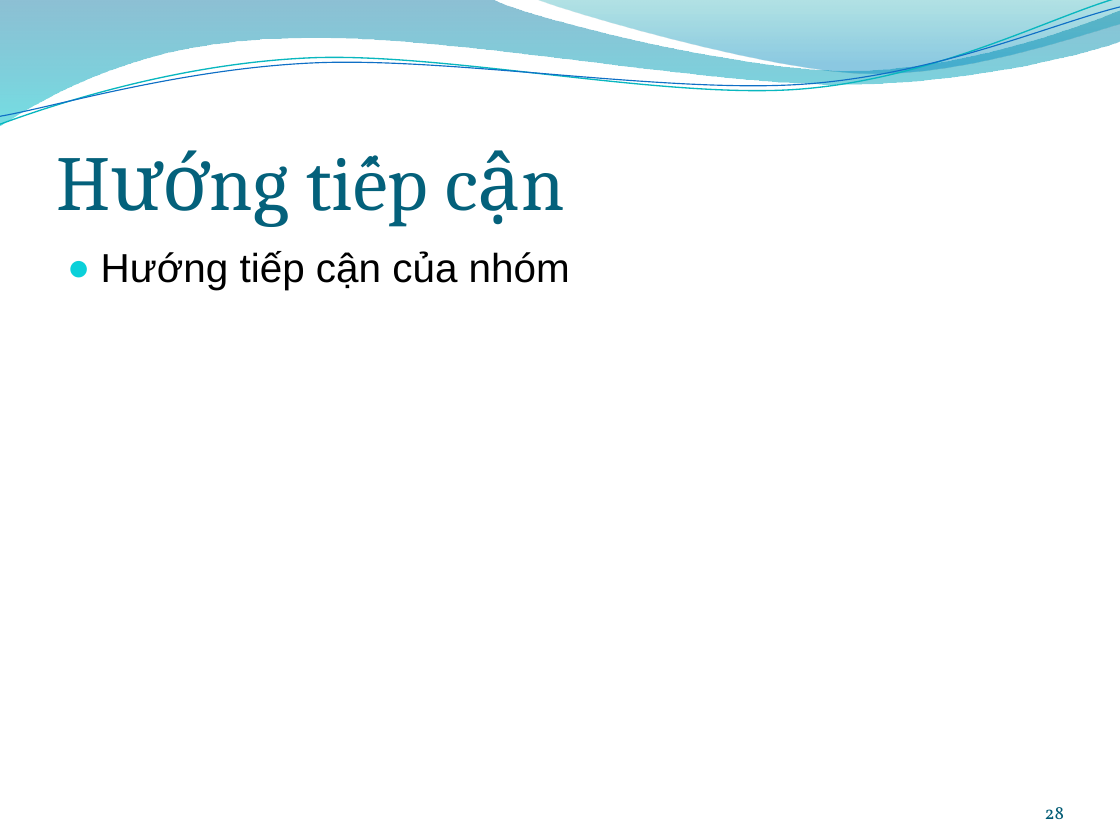
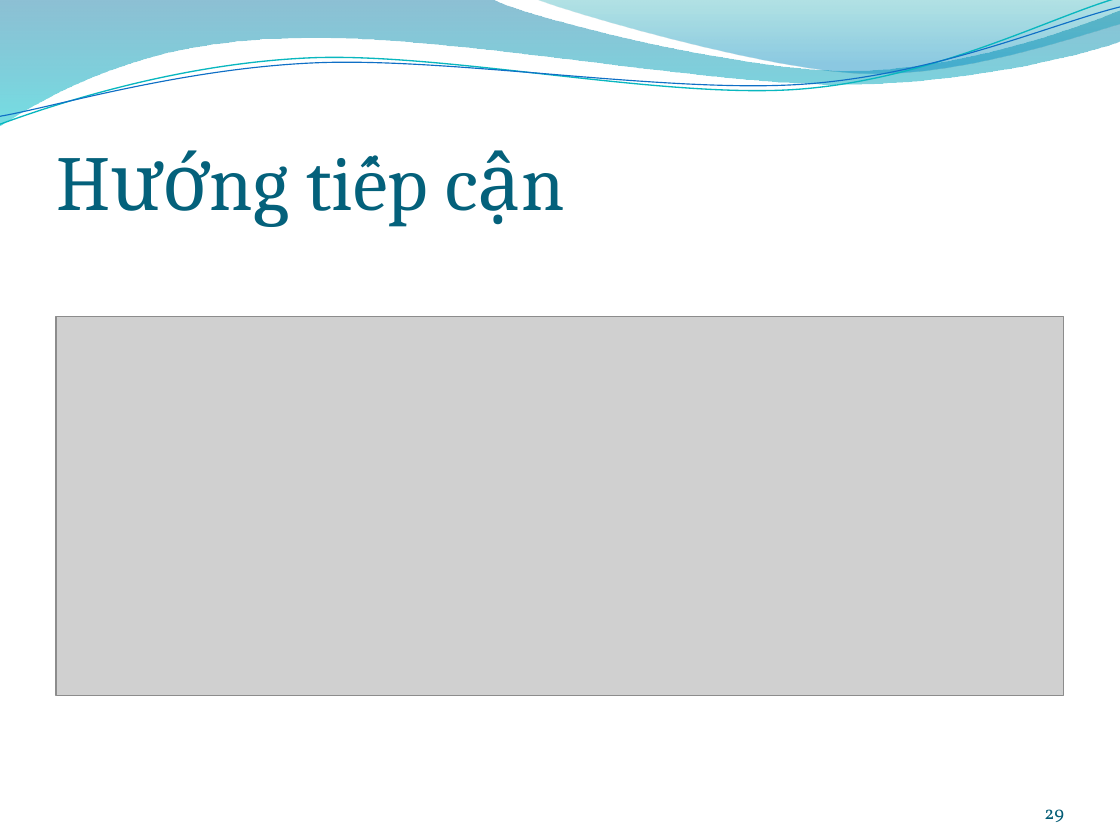
Before and after one commit to trianindiaputra/handgeometry, a slide deck: slide 29 of Documentation/presentation.pptx (slide 28 before the commit). Drawn at 1120x840 pixels with LibreOffice and Linux fonts; fonts in the diff are those of the drawing; grey boxes stand for pictures; background and template pictures are left out. Boxes give left, top, right and bottom in pixels: in the first picture for what was removed or moved away, otherwise in the second. Text is boxed around its words. In the diff, an @@ line names an element or a change of style, - is before the commit and + after.

```diff
--- a/Documentation/presentation.pptx
+++ b/Documentation/presentation.pptx
@@ text removed at [101, 251, 570, 290] @@
-● Hướng tiếp cận của nhóm
@@ picture added at [56, 317, 1064, 696] @@
@@ page number at [1044, 809, 1064, 822]: text changed @@
-28
+29
```
Also in this commit, not shown: 3 slides added.
